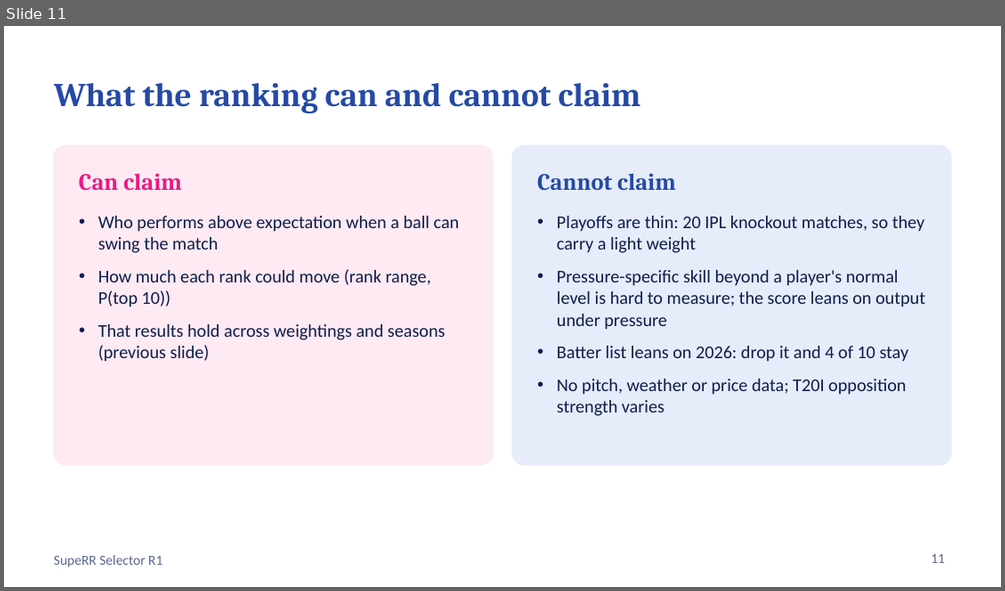
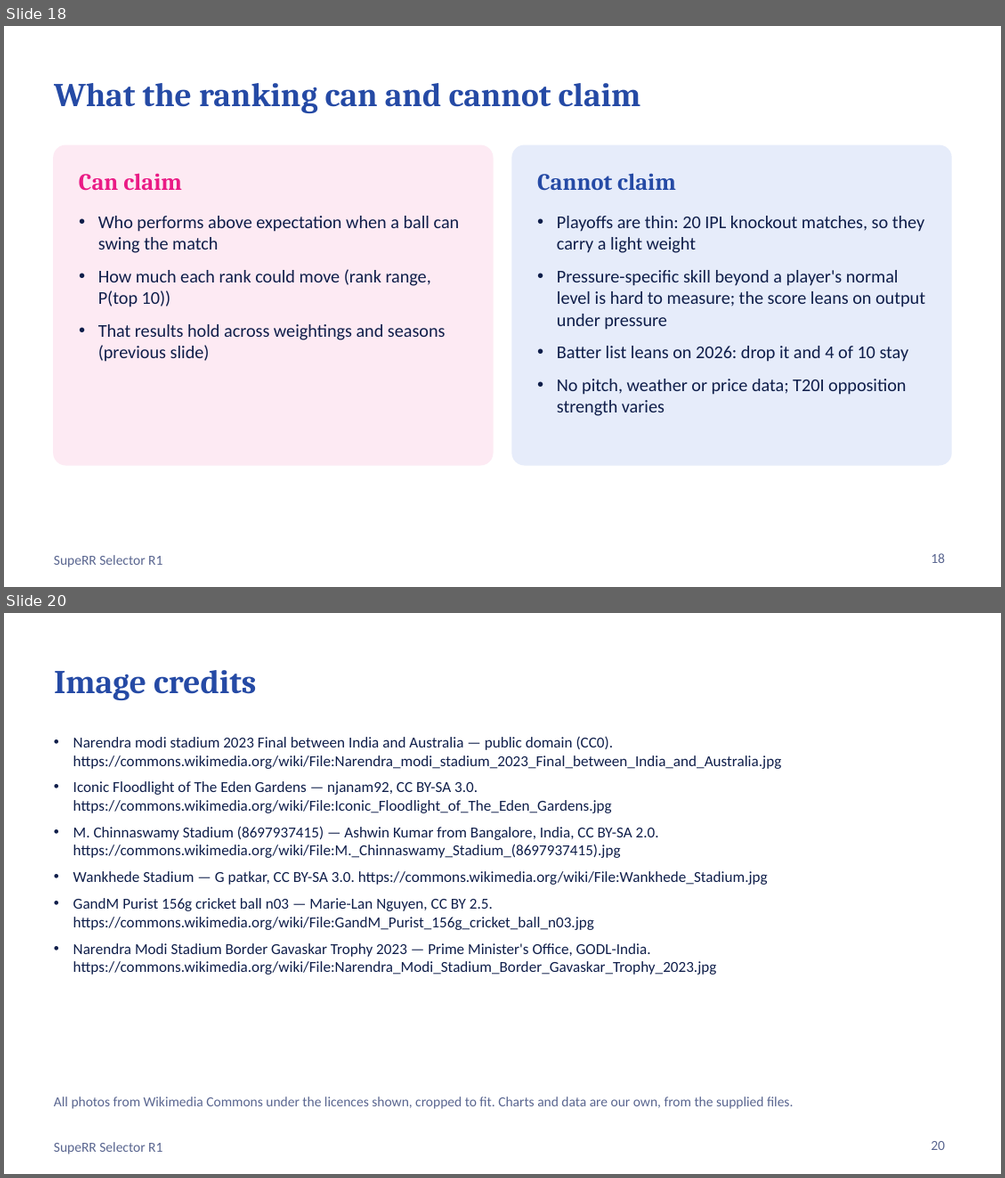
Before and after one commit to GuninderSinghBhatia/superr-selector, a slide deck: reports/SupeRR_Selector_R1.pptx. Shown one above the other, each under a label of ours: slide 11 before the commit, slides 18 and 20 after it; the slides between them are not shown. The pictures are 1005x591 and 1005x1178 pixels, drawn with LibreOffice and Linux fonts; fonts in the diff are those of the drawing. Boxes give left, top, right and bottom in pixels: in the first picture for what was removed or moved away, otherwise in the second. Text is boxed around its words. In the diff, an @@ line names an element or a change of style, - is before the commit and + after.

```diff
--- a/reports/SupeRR_Selector_R1.pptx
+++ b/reports/SupeRR_Selector_R1.pptx
@@ slide 20 added at (x1=4, y1=613, x2=1001, y2=1174), background #FFFFFF; not listed: 1 template element that a slide beside it also shows @@
@@ title added at (x1=54, y1=670, x2=256, y2=700), 24 pt, text #254AA5, bold @@
+Image credits
@@ text added at (x1=73, y1=736, x2=782, y2=974), 11 pt, text #0F1E4A @@
+• Narendra modi stadium 2023 Final between India and Australia — public domain (CC0). https://commons.wikimedia.org/wiki/File:Narendra_modi_stadium_2023_Final_between_India_and_Australia.jpg
+• Iconic Floodlight of The Eden Gardens — njanam92, CC BY-SA 3.0. https://commons.wikimedia.org/wiki/File:Iconic_Floodlight_of_The_Eden_Gardens.jpg
+• M. Chinnaswamy Stadium (8697937415) — Ashwin Kumar from Bangalore, India, CC BY-SA 2.0. https://commons.wikimedia.org/wiki/File:M._Chinnaswamy_Stadium_(8697937415).jpg
+• Wankhede Stadium — G patkar, CC BY-SA 3.0. https://commons.wikimedia.org/wiki/File:Wankhede_Stadium.jpg
+• GandM Purist 156g cricket ball n03 — Marie-Lan Nguyen, CC BY 2.5. https://commons.wikimedia.org/wiki/File:GandM_Purist_156g_cricket_ball_n03.jpg
+• Narendra Modi Stadium Border Gavaskar Trophy 2023 — Prime Minister's Office, GODL-India. https://commons.wikimedia.org/wiki/File:Narendra_Modi_Stadium_Border_Gavaskar_Trophy_2023.jpg
@@ text added at (x1=54, y1=1096, x2=793, y2=1109), 10 pt, text #5A6690 @@
+All photos from Wikimedia Commons under the licences shown, cropped to fit. Charts and data are our own, from the supplied files.
@@ page number added at (x1=930, y1=1141, x2=945, y2=1150), 10 pt, text #5A6690 @@
+20
@@ what was slide 11 is now slide 18 @@
@@ page number at (x1=930, y1=553, x2=945, y2=563): text changed @@
-11
+18
```
Also in this commit, not shown: 6 slides changed, 7 other slides added, 11 other files.
